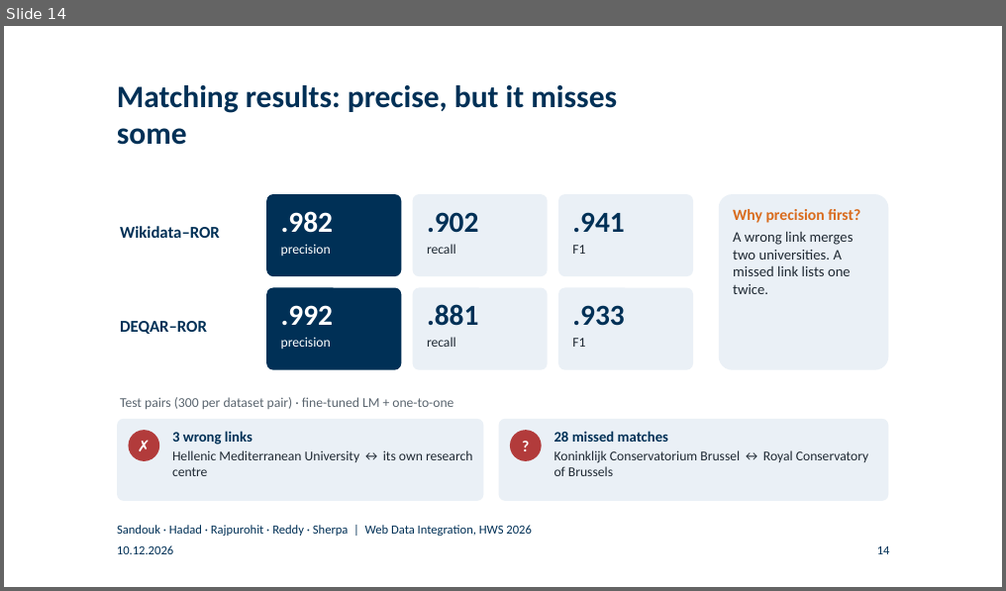
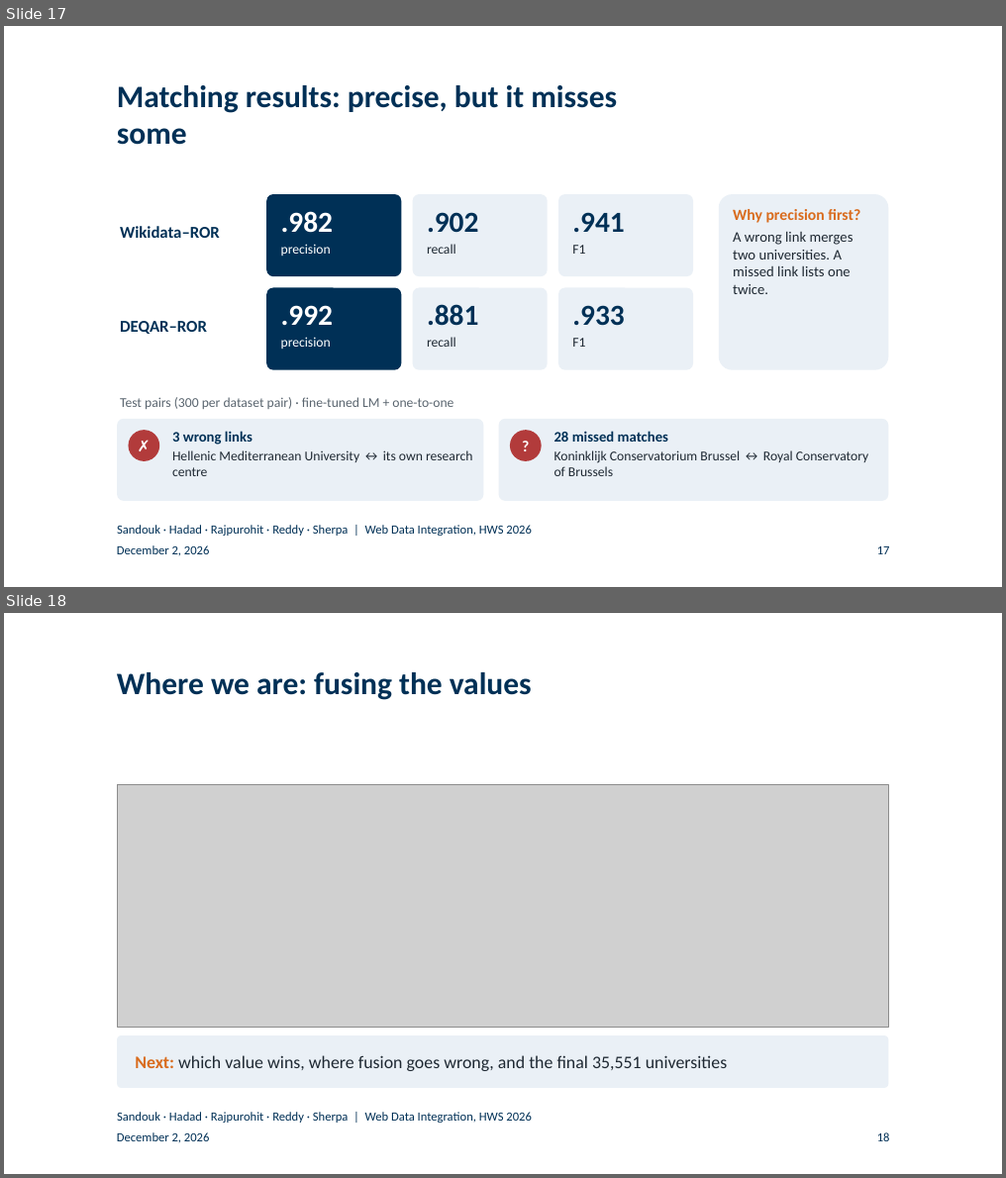
Before and after one commit to BlackSamuron0305/Web-Data-Integration-Project-HWS2026, a slide deck: submission/final-presentation/final_presentation.pptx. Shown one above the other, each under a label of ours: slide 14 before the commit, slides 17 and 18 after it. The pictures are 1006x591 and 1006x1178 pixels, drawn with LibreOffice and Linux fonts; fonts in the diff are those of the drawing; grey boxes stand for pictures; background and template pictures are left out. Boxes give left, top, right and bottom in pixels: in the first picture for what was removed or moved away, otherwise in the second. Text is boxed around its words. In the diff, an @@ line names an element or a change of style, - is before the commit and + after.

Commit message:
Add BPMN agenda slides and update fusion slide in presentation
- Four "Where we are" slides reuse the report's BPMN model as the agenda,
  highlighting the current step (figures/agenda.drawio, scripts/agenda_bpmn.py)
- Fusion slide shows the function chosen per attribute, with websites
  (ROR first) and coordinates (Wikidata first) as in the report
- Presentation date December 2, 2026 and US number formats in slides and plots

```diff
--- a/submission/final-presentation/final_presentation.pptx
+++ b/submission/final-presentation/final_presentation.pptx
@@ slide 18 added at bbox=[4, 613, 1002, 1174], background #FFFFFF @@
@@ title added at bbox=[117, 672, 532, 700], 30 pt, text #003056, bold @@
+Where we are: fusing the values
@@ picture added at bbox=[117, 785, 888, 1027] @@
@@ rounded rectangle added at bbox=[117, 1036, 888, 1088], fill #EAF0F6 @@
@@ text added at bbox=[135, 1056, 728, 1071], 17 pt, text #1F2933 @@
+Next: which value wins, where fusion goes wrong, and the final 35,551 universities
@@ text added at bbox=[117, 1112, 532, 1123], 12 pt, text #003056 @@
+Sandouk · Hadad · Rajpurohit · Reddy · Sherpa | Web Data Integration, HWS 2026
@@ text added at bbox=[117, 1133, 209, 1143], 12 pt, text #003056 @@
+December 2, 2026
@@ page number added at bbox=[877, 1133, 890, 1142], 12 pt, text #003056 @@
+18
@@ what was slide 14 is now slide 17 @@
@@ slide 17 changed as well @@
@@ text at bbox=[117, 546, 209, 556]: text changed @@
-10.12.2026
+December 2, 2026
@@ page number at bbox=[877, 547, 890, 555]: text changed @@
-14
+17
```
Also in this commit, not shown: 21 other slides changed, 3 other slides added, 11 other files.
